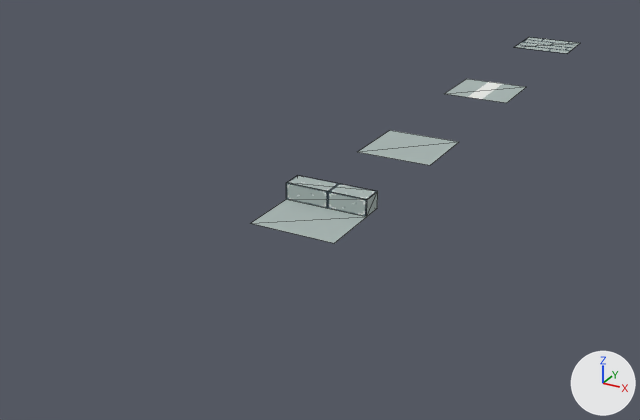
The glTF model cityclogged/module/road/highroad.glb: old version first, new version second.
One viewpoint serves both versions: a 50 mm lens placed at (4.24, -10.12, 3.88), pointed at (-1.02, -0.55, -0.9). The axes (+X, +Y, +Z) are drawn at lower right. The lights are the same throughout. Mesh edges are drawn as thin lines. Where no turn or scale is listed for an object, it has been applied to the vertices.

Objects in the first picture: '平面', '平面.001', '平面.002', '平面.003'.
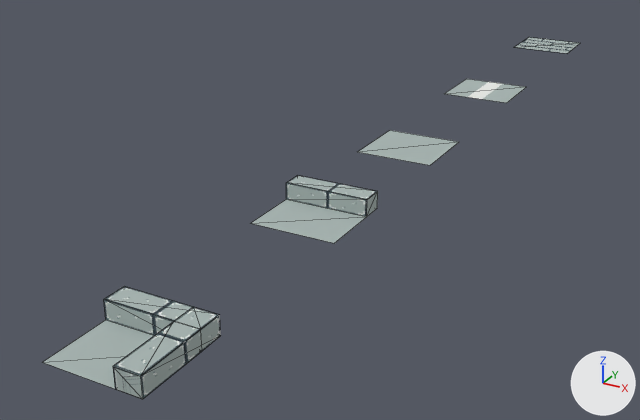
The change, as JSON lines over the scene's bpy script:
```json
{"op": "add", "block": "me_平面_006", "code": ["me_平面_006 = bpy.data.meshes.new('平面.006')", "me_平面_006.from_pydata(...)  # 19 vertices, 26 faces; spans x -0.5..0.5, y -0.5..0.5, z 0.0..0.2", "me_平面_006.materials.append(mat_材质_003)  # picture img_road4"]}
{"op": "add", "block": "ob_平面_006", "code": ["ob_平面_006 = bpy.data.objects.new('平面.006', me_平面_006)", "ob_平面_006.location = (0.0, -5.5, 0.0)"]}
```

Where the change shows, as pixel boxes (x1, y1, x2, y2) in the pictures (640 x 420 px):
```json
{"object": "平面.006", "change": "added", "after": [43, 286, 221, 399]}
```
